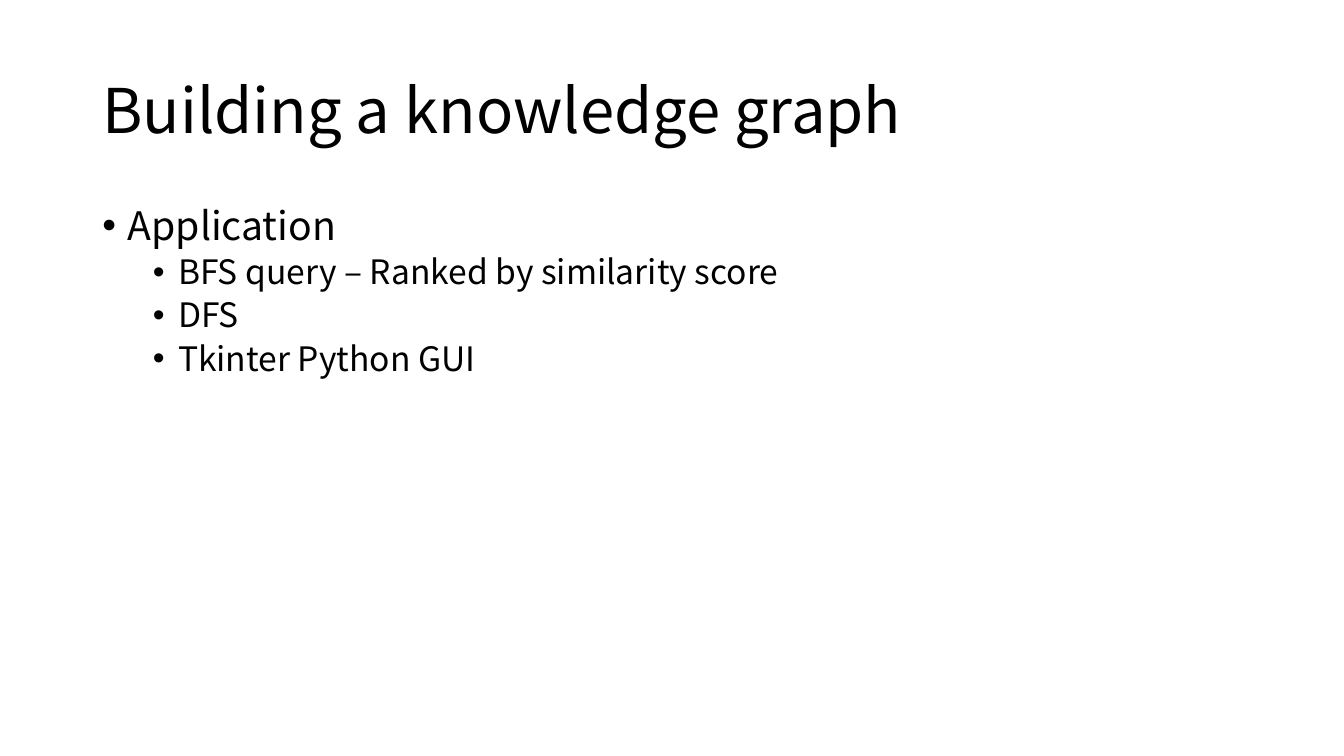
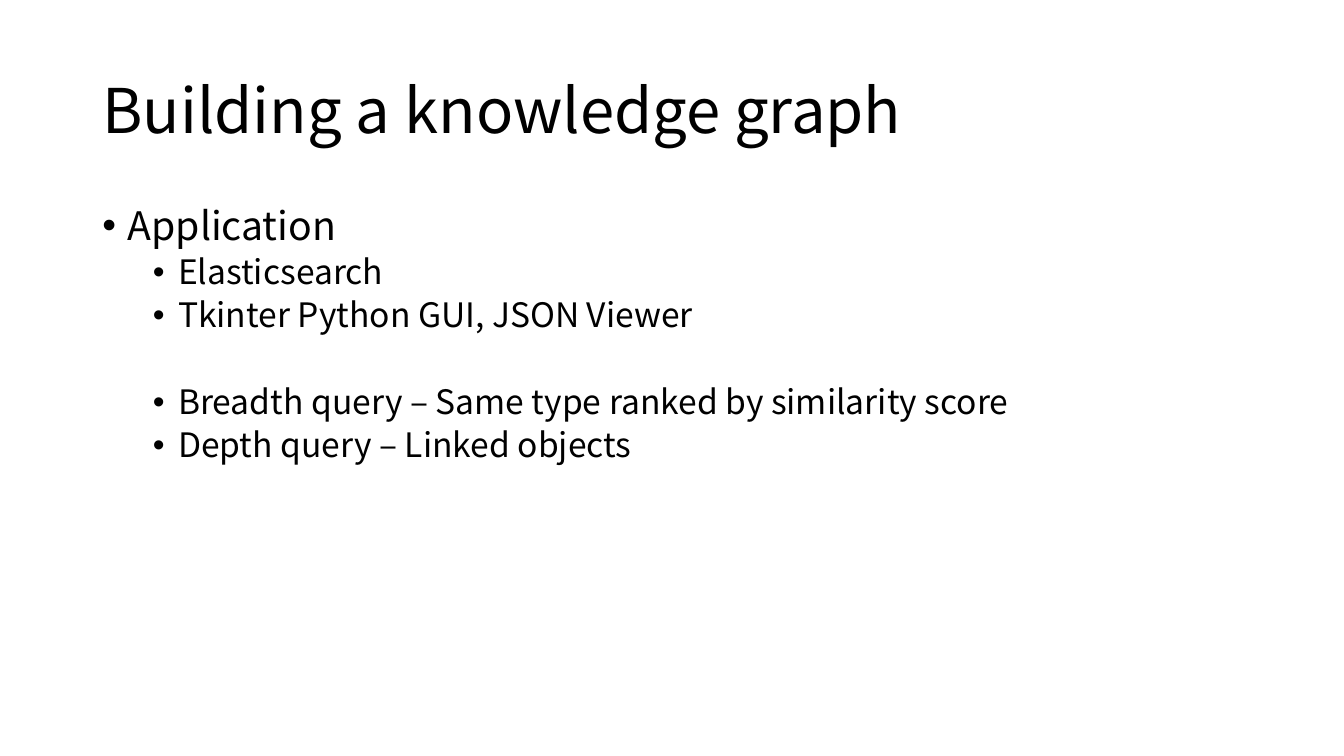
Before and after one commit to GUZiGit/INF558Group, a slide deck: slide 12 of Documents/FinalPresentation/finalPre.pptx (slide 8 before the commit). Drawn at 1344x756 pixels with LibreOffice and Linux fonts; fonts in the diff are those of the drawing. Boxes give left, top, right and bottom in pixels: in the first picture for what was removed or moved away, otherwise in the second. Text is boxed around its words. In the diff, an @@ line names an element or a change of style, - is before the commit and + after.

```diff
--- a/Documents/FinalPresentation/finalPre.pptx
+++ b/Documents/FinalPresentation/finalPre.pptx
@@ text at [178, 257, 1009, 465]: text changed @@
-  • BFS query – Ranked by similarity score
-  • DFS
-  • Tkinter Python GUI
+  • Elasticsearch
+  • Tkinter Python GUI, JSON Viewer
+  • Breadth query – Same type ranked by similarity score
+  • Depth query – Linked objects
```
Also in this commit, not shown: 4 other slides changed, 5 slides added, 1 other file.
